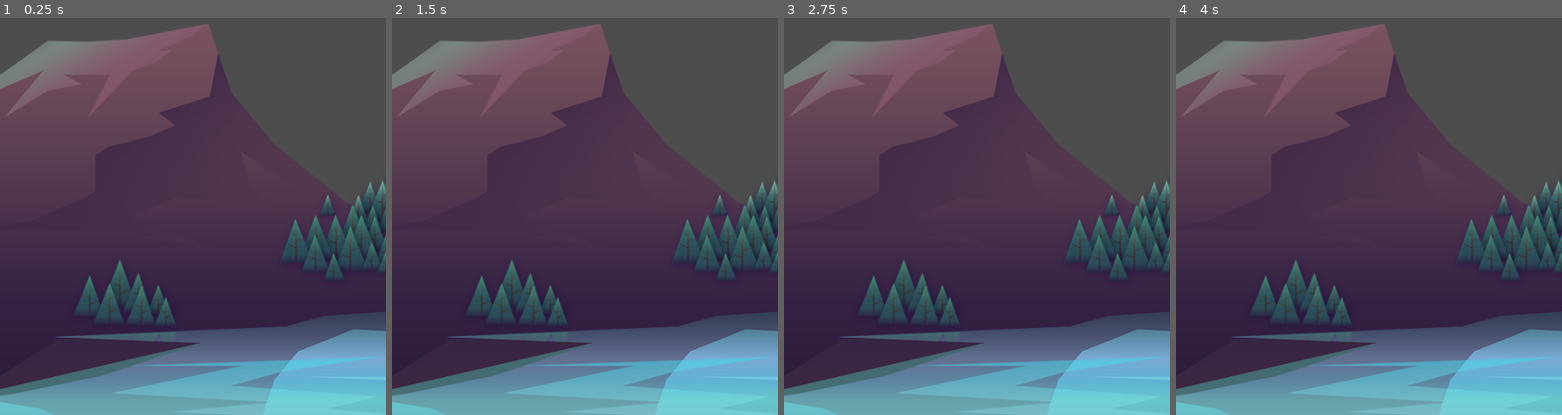
Above: before the commit, frames 1-4 (left to right).
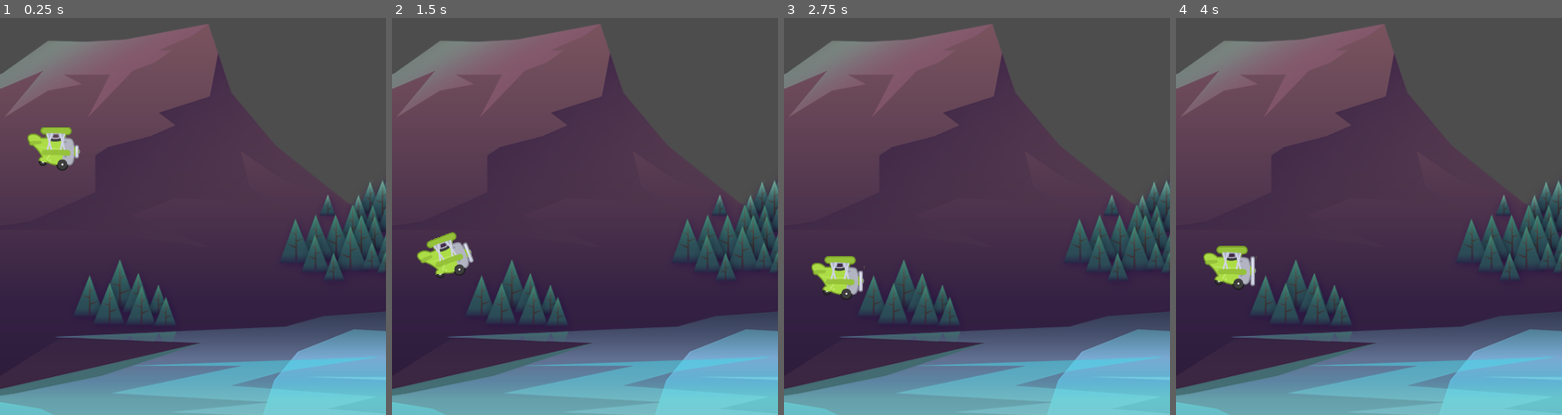
Above: after the commit, the same moments.

Repository: LeyvaGeorge/Tappy_Plane
Game: Godot game, scene res://scenes/game/game.tscn
Two runs of this game, one before a commit and one after it. Both use one fixed random seed, a clock stepped at 60 frames per second and the inputs below.
Inputs:
- Up to frame 1 (0.25 s): no input
- Up to frame 2 (1.5 s): tap Space (fly, bound only after the commit) at 0.6, 1.35 s
- Up to frame 3 (2.75 s): tap Space (fly, bound only after the commit) at 2.1 s
- Up to frame 4 (4 s): tap Space (fly, bound only after the commit) at 2.85, 3.6 s

The runs differ from the first frame. In frame 1, 1.0% of the frame differs, in the area x 7-21%, y 27-39%; in frame 2, 1.0%; in frame 3, 1.0%; in frame 4, 1.0%, in the area x 7-21%, y 57-69%.

Commit message:
Plane moves with gravity

Diff:
--- a/project.godot
+++ b/project.godot
@@ -21,6 +21,14 @@
 window/size/viewport_height=854
 window/stretch/mode="canvas_items"
 
+[input]
+
+fly={
+"deadzone": 0.5,
+"events": [Object(InputEventKey,"resource_local_to_scene":false,"resource_name":"","device":-1,"window_id":0,"alt_pressed":false,"shift_pressed":false,"ctrl_pressed":false,"meta_pressed":false,"pressed":false,"keycode":0,"physical_keycode":32,"key_label":0,"unicode":32,"location":0,"echo":false,"script":null)
+]
+}
+
 [rendering]
 
 renderer/rendering_method="mobile"
--- /dev/null
+++ b/scenes/barrier/barrier.tscn
@@ -0,0 +1,10 @@
+[gd_scene load_steps=2 format=3 uid="uid://ckm187hnd11nh"]
+
+[sub_resource type="RectangleShape2D" id="RectangleShape2D_gpp7j"]
+size = Vector2(489, 22)
+
+[node name="Barrier" type="StaticBody2D"]
+
+[node name="CollisionShape2D" type="CollisionShape2D" parent="."]
+position = Vector2(234.5, 1)
+shape = SubResource("RectangleShape2D_gpp7j")
--- a/scenes/game/game.tscn
+++ b/scenes/game/game.tscn
@@ -1,9 +1,20 @@
-[gd_scene load_steps=2 format=3 uid="uid://ghsd4lpvr6ox"]
+[gd_scene load_steps=4 format=3 uid="uid://ghsd4lpvr6ox"]
 
 [ext_resource type="Texture2D" uid="uid://xhtcbcfuf7lh" path="res://assets/background/rocks_2.png" id="1_adlra"]
+[ext_resource type="PackedScene" uid="uid://cd3ixh4bu1s0s" path="res://scenes/plane/plane.tscn" id="2_batwf"]
+[ext_resource type="PackedScene" uid="uid://ckm187hnd11nh" path="res://scenes/barrier/barrier.tscn" id="3_xe2qm"]
 
 [node name="Game" type="Node2D"]
 
 [node name="Sprite2D" type="Sprite2D" parent="."]
 position = Vector2(280, 396)
 texture = ExtResource("1_adlra")
+
+[node name="Plane" parent="." instance=ExtResource("2_batwf")]
+position = Vector2(66, 490)
+
+[node name="TopBarrier" parent="." instance=ExtResource("3_xe2qm")]
+position = Vector2(1, -24)
+
+[node name="Barrier2" parent="." instance=ExtResource("3_xe2qm")]
+position = Vector2(5, 859)
--- /dev/null
+++ b/scenes/plane/plane.gd
@@ -0,0 +1,34 @@
+extends CharacterBody2D
+
+const GRAVITY: float = 1000.0
+const POWER: float = -350.0
+
+@onready var anim_sprite: AnimatedSprite2D = $AnimSprite
+@onready var anim_player: AnimationPlayer = $AnimationPlayer
+
+# Called when the node enters the scene tree for the first time.
+func _ready() -> void:
+	pass # Replace with function body.
+
+
+# Called every frame. 'delta' is the elapsed time since the previous frame.
+func _physics_process(delta: float) -> void:
+
+	velocity.y += GRAVITY * delta
+
+	fly()
+
+	move_and_slide()
+
+	if is_on_floor() == true:
+		die()
+
+
+func fly()->void:
+	if Input.is_action_just_pressed("fly") == true:
+		velocity.y = POWER
+		anim_player.play("power")
+
+func die()-> void:
+	anim_sprite.stop()
+	set_physics_process(false)
--- /dev/null
+++ b/scenes/plane/plane.tscn
@@ -0,0 +1,95 @@
+[gd_scene load_steps=11 format=3 uid="uid://cd3ixh4bu1s0s"]
+
+[ext_resource type="Script" path="res://scenes/plane/plane.gd" id="1_3lqmq"]
+[ext_resource type="Texture2D" uid="uid://dp4m6qb4p3bdp" path="res://assets/plane/planes_sheet.png" id="1_e36mq"]
+
+[sub_resource type="AtlasTexture" id="AtlasTexture_qc67k"]
+atlas = ExtResource("1_e36mq")
+region = Rect2(0, 0, 88, 73)
+
+[sub_resource type="AtlasTexture" id="AtlasTexture_7bdc7"]
+atlas = ExtResource("1_e36mq")
+region = Rect2(88, 0, 88, 73)
+
+[sub_resource type="AtlasTexture" id="AtlasTexture_55hwu"]
+atlas = ExtResource("1_e36mq")
+region = Rect2(176, 0, 88, 73)
+
+[sub_resource type="SpriteFrames" id="SpriteFrames_qo3vf"]
+animations = [{
+"frames": [{
+"duration": 1.0,
+"texture": SubResource("AtlasTexture_qc67k")
+}, {
+"duration": 1.0,
+"texture": SubResource("AtlasTexture_7bdc7")
+}, {
+"duration": 1.0,
+"texture": SubResource("AtlasTexture_55hwu")
+}, {
+"duration": 1.0,
+"texture": SubResource("AtlasTexture_7bdc7")
+}],
+"loop": true,
+"name": &"fly",
+"speed": 10.0
+}]
+
+[sub_resource type="CircleShape2D" id="CircleShape2D_mscv0"]
+radius = 22.0
+
+[sub_resource type="Animation" id="Animation_h6b3u"]
+resource_name = "power"
+length = 0.3
+step = 0.1
+tracks/0/type = "value"
+tracks/0/imported = false
+tracks/0/enabled = true
+tracks/0/path = NodePath("AnimSprite:rotation")
+tracks/0/interp = 2
+tracks/0/loop_wrap = true
+tracks/0/keys = {
+"times": PackedFloat32Array(0, 0.1, 0.3),
+"transitions": PackedFloat32Array(1, 1, 1),
+"update": 0,
+"values": [0.0, -0.349066, 0.0]
+}
+
+[sub_resource type="Animation" id="Animation_iumja"]
+length = 0.001
+tracks/0/type = "value"
+tracks/0/imported = false
+tracks/0/enabled = true
+tracks/0/path = NodePath("AnimSprite:rotation")
+tracks/0/interp = 1
+tracks/0/loop_wrap = true
+tracks/0/keys = {
+"times": PackedFloat32Array(0),
+"transitions": PackedFloat32Array(1),
+"update": 0,
+"values": [0.0]
+}
+
+[sub_resource type="AnimationLibrary" id="AnimationLibrary_m0wt2"]
+_data = {
+"RESET": SubResource("Animation_iumja"),
+"power": SubResource("Animation_h6b3u")
+}
+
+[node name="Plane" type="CharacterBody2D"]
+script = ExtResource("1_3lqmq")
+
+[node name="AnimSprite" type="AnimatedSprite2D" parent="."]
+scale = Vector2(0.75, 0.75)
+sprite_frames = SubResource("SpriteFrames_qo3vf")
+animation = &"fly"
+autoplay = "fly"
+frame_progress = 0.249377
+
+[node name="CollisionShape2D" type="CollisionShape2D" parent="."]
+shape = SubResource("CircleShape2D_mscv0")
+
+[node name="AnimationPlayer" type="AnimationPlayer" parent="."]
+libraries = {
+"": SubResource("AnimationLibrary_m0wt2")
+}
